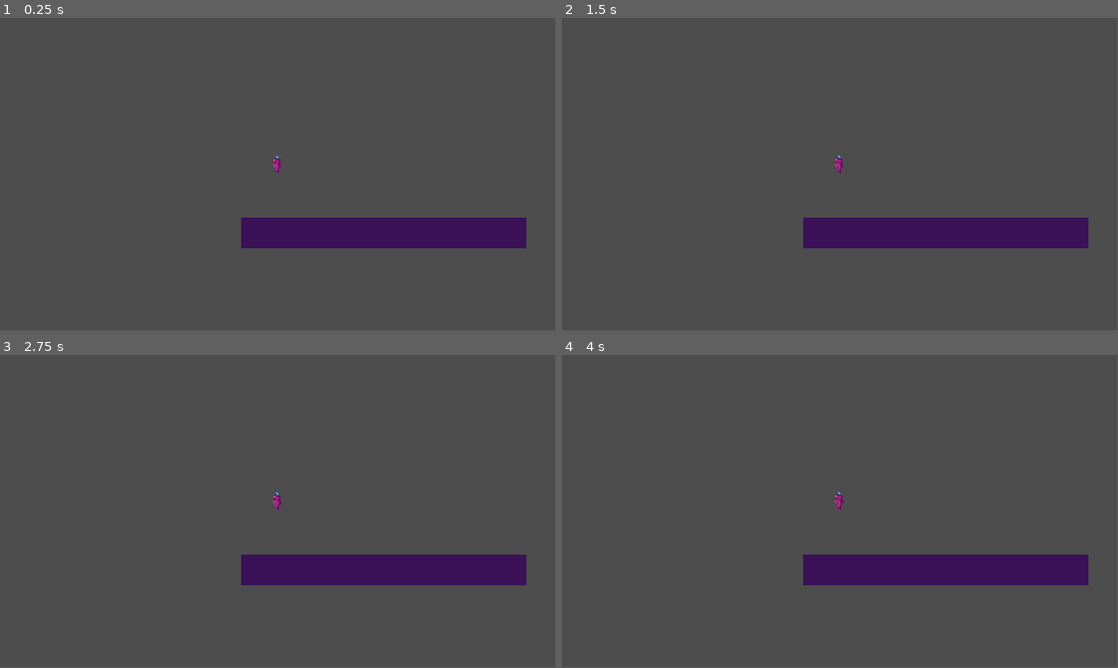
Above: before the commit, frames 1-4 (two rows, left to right).
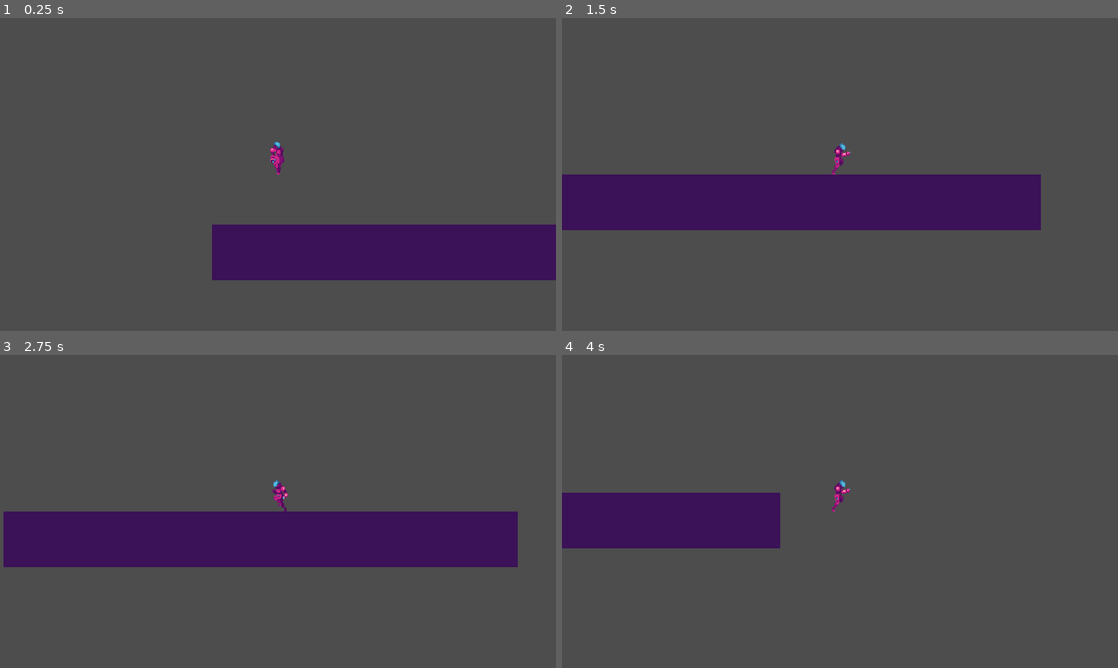
Above: after the commit, the same moments.

Repository: Sameet0/dbgames
Game: Godot game, scene res://levels/level.tscn
The game is run twice, just before and just after one commit, with the same random seed, the same clock (stepped at 60 frames per second) and the same inputs.
Inputs:
- Up to frame 1 (0.25 s): no input
- Up to frame 2 (1.5 s): hold D (move_right) from 0.53 s (still down)
- Up to frame 3 (2.75 s): release D (move_right) at 2.03 s; hold A (move_left) from 2.03 s (still down)
- Up to frame 4 (4 s): release A (move_left) at 2.78 s; hold D (move_right) from 2.78 s (still down)
In our replay, the window is 799x449 before the commit and 800x450 after it. These sizes can differ from the game's own. Grey fills any space a smaller window leaves; there, only what the larger window draws over its background counts as a difference.

The runs differ from the first frame. In frame 1, 8.4% of the frame differs, in the area x 38-100%, y 39-84%; in frame 2, 17%; in frame 3, 18%, in the area x 0-95%, y 40-74%; in frame 4, 12%.
Error before the commit: Parse Error: Expected ":" after "else". (res://Player/players.gd:45)

Commit message:
walking running
before debuging state

Diff:
--- a/Player/players.gd
+++ b/Player/players.gd
@@ -3,6 +3,7 @@
 @onready var animated_sprite_2d: AnimatedSprite2D = $AnimatedSprite2D
 
 const GRAVITY = 1000
+const SPEED = 300
 
 enum State { Idle, Run }
 
@@ -19,6 +20,8 @@
 
 	move_and_slide()
 
+	player_animations()
+
 
 func player_falling(delta):
 	if !is_on_floor():
@@ -34,13 +37,17 @@
 	var direction = Input.get_axis("move_left","move_right")
 
 	if direction:
-		velocity.x = direction * 300
+		velocity.x = direction * SPEED
 	else:
-		velocity.x = move_toward(velocity.x, 0, 300)
+		velocity.x = move_toward(velocity.x, 0, SPEED)
+
+	if direction != 0:
+		current_state = State.Run
+		animated_sprite_2d.flip_h = false if direction > 0 else true
 
 
 func player_animations():
 	if current_state == State.Idle:
 		animated_sprite_2d.play("idle")
-	else if current_state == State.Run
-	animated_sprite_2d.play("run")
+	elif current_state == State.Run:
+		animated_sprite_2d.play("run")
--- a/project.godot
+++ b/project.godot
@@ -14,6 +14,14 @@
 run/main_scene="res://levels/level.tscn"
 config/features=PackedStringArray("4.3", "GL Compatibility")
 config/icon="res://icon.svg"
+
+[display]
+
+window/size/viewport_width=640
+window/size/viewport_height=360
+window/size/window_width_override=1280
+window/size/window_height_override=720
+window/stretch/mode="viewport"
 
 [input]
 
